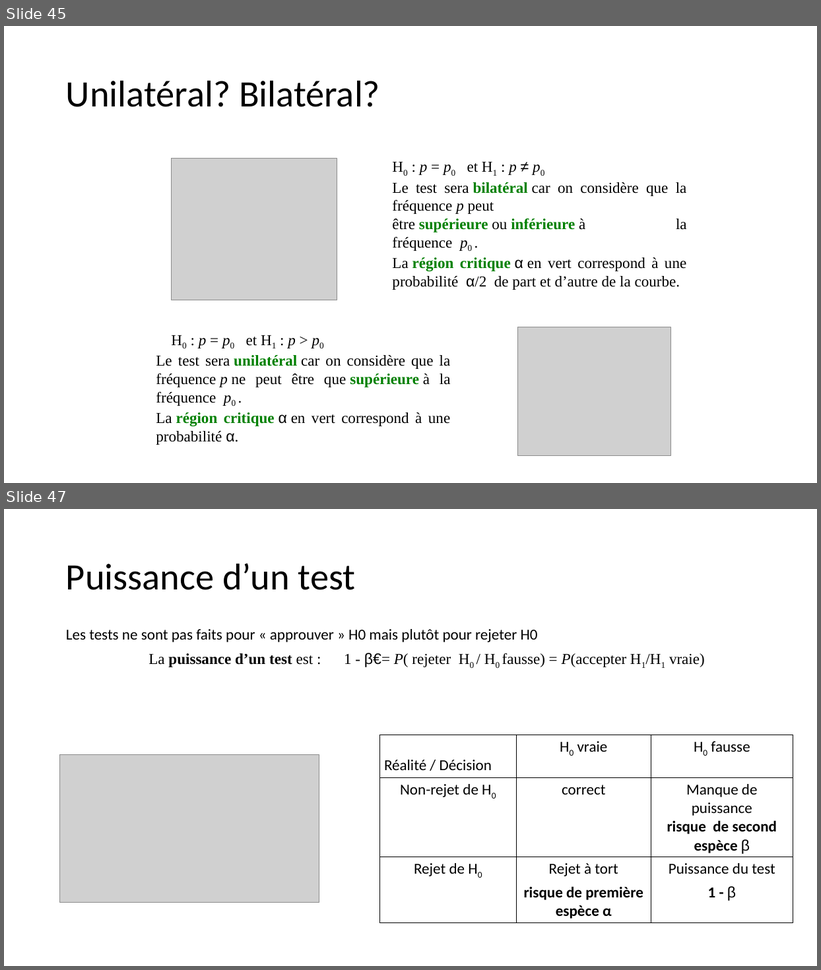
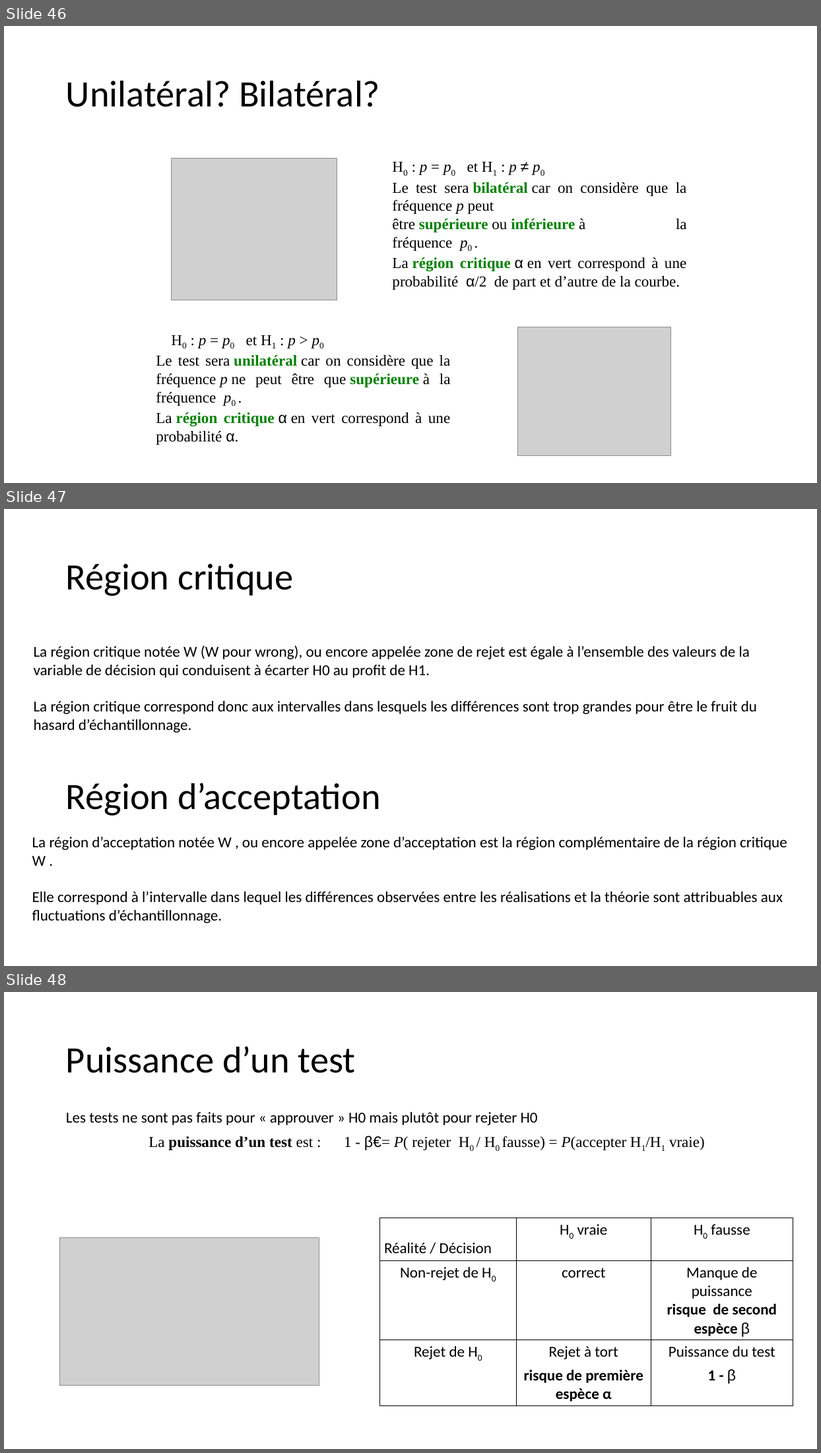
Before and after one commit to Arkantick/Enseignement_EPSI_LangageR, a slide deck: EPSI/Langage R/Statistiques Descriptives/Statistiques_Descriptives_R_Cours.pptx. Shown one above the other, each under a label of ours: slides 45 and 47 before the commit, slides 46, 47 and 48 after it; the slides between them are not shown. The pictures are 821x970 and 821x1453 pixels, drawn with LibreOffice and Linux fonts; fonts in the diff are those of the drawing; grey boxes stand for pictures. Boxes give left, top, right and bottom in pixels: in the first picture for what was removed or moved away, otherwise in the second. Text is boxed around its words. In the diff, an @@ line names an element or a change of style, - is before the commit and + after.

```diff
--- a/EPSI/Langage R/Statistiques Descriptives/Statistiques_Descriptives_R_Cours.pptx
+++ b/EPSI/Langage R/Statistiques Descriptives/Statistiques_Descriptives_R_Cours.pptx
@@ slide 47 added at (4,509,817,966), background #FFFFFF @@
@@ title added at (66,564,293,596), 44 pt, text #000000 @@
+Région critique
@@ text added at (34,646,757,733), 18 pt, text #000000 @@
+La région critique notée W (W pour wrong), ou encore appelée zone de rejet est égale à l’ensemble des valeurs de la variable de décision qui conduisent à écarter H0 au profit de H1.
+La région critique correspond donc aux intervalles dans lesquels les différences sont trop grandes pour être le fruit du hasard d’échantillonnage.
@@ text added at (66,783,380,816), 44 pt, text #000000 @@
+Région d’acceptation
@@ text added at (32,837,787,923), 18 pt, text #000000 @@
+La région d’acceptation notée W , ou encore appelée zone d’acceptation est la région complémentaire de la région critique W .
+Elle correspond à l’intervalle dans lequel les différences observées entre les réalisations et la théorie sont attribuables aux fluctuations d’échantillonnage.
@@ what was slide 45 is now slide 46 @@
@@ what was slide 47 is now slide 48 @@
```
Also in this commit, not shown: 8 slides changed, 6 other slides added, 2 slides removed, 1 other file.
